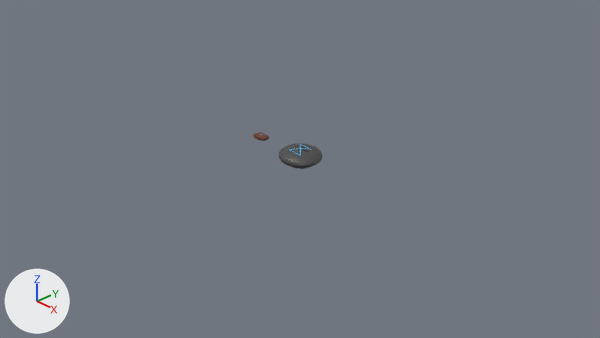
Before and after pictures for a commit that changed the Blender file Conter/conter.blend.
One viewpoint serves both versions: the file's camera 'Camera'. The lights are fixed; the arrows at lower left show +X, +Y and +Z. The picture after the commit comes second.

Names of what the first picture shows: 'CounterStone.001', 'Stone'.
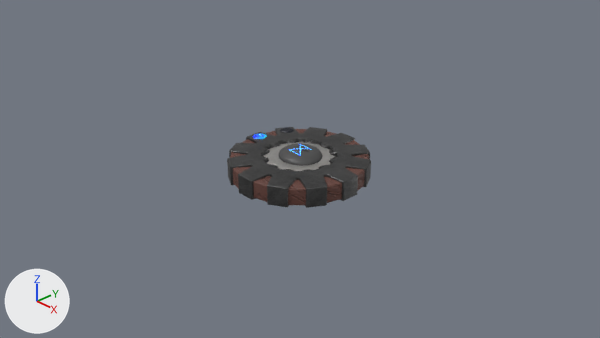
Where the newer file only moved an object's origin or applied its transform, the numbers keep the older frame.

The change, as a list of edits to the scene's bpy script:
```text
Add ng_light___shadows:
    ng_light___shadows = bpy.data.node_groups.new('Light & shadows', 'ShaderNodeTree')
    # nodes: LayerWeight, Mapping, TexCoord
Add ng_light___shadows_001:
    ng_light___shadows_001 = bpy.data.node_groups.new('Light & shadows.001', 'ShaderNodeTree')
    # nodes: LayerWeight, Mapping, TexCoord
Change mat_timestone_mat:
    where n0 = _N.new('ShaderNodeBsdfPrincipled'); n0.name = 'Principled BSDF'
    n0.inputs[28].default_value: 1.0 -> 5.0  # 'Emission Strength'
    where n9 = _N.new('ShaderNodeValToRGB'); n9.name = 'Color Ramp.002'
    remove n9.color_ramp.elements[0].position = 0.568; n9.color_ramp.elements[0].color = (0.0844, 0.402, 0.965, 1.0)
    add n9.color_ramp.elements[0].position = 0.568; n9.color_ramp.elements[0].color = (0.0144, 0.00972, 0.708, 1.0)
    where n10 = _N.new('ShaderNodeValToRGB'); n10.name = 'Color Ramp.003'
    remove n10.color_ramp.elements[0].position = 0.0; n10.color_ramp.elements[0].color = (0.113, 1.0, 0.844, 1.0)
    remove _e = n10.color_ramp.elements.new(0.0727); _e.color = (0.0, 0.0, 0.0, 1.0)
    add n10.color_ramp.elements[0].position = 0.0; n10.color_ramp.elements[0].color = (0.112, 1.0, 0.847, 1.0)
    add _e = n10.color_ramp.elements.new(0.0773); _e.color = (0.0, 0.0, 0.0, 1.0)
Change mat_manastone:
    remove # nodes: BsdfPrincipled, Bump, Mapping, Mix, OutputMaterial, TexCoord, TexImage, ValToRGB x3
    remove # colours: brown #6a3b2a, white #ffffff, black #000000, blue #52aafb, cyan #5effed
    nodes: BsdfPrincipled, Bump, Group, Mapping x3, Math, Mix x5, OutputMaterial, SeparateXYZ x3, TexCoord x4, TexImage, TexNoise, TexVoronoi, ValToRGB x9
    colours: white #ffffff, grey #757575, blue #2019db, black #000000, cyan #5effed, blue #4586e2, cyan #b5fffe, blue #3169ec
Add mat_base_metal_mat:
    mat_base_metal_mat = bpy.data.materials.new('Base_Metal_mat')
    # colours: dark grey #3b3b3b, grey #a2a2a2
    # uses the picture img_metal_01_color_2k_png
    # uses the picture img_metal_01_height_2k_png
    # uses the picture img_metal_01_metallic_2k_png
    # uses the picture img_metal_01_normal_gl_2k_png
    # uses the picture img_metal_01_roughness_2k_png
Add mat_counter_metal_mat:
    mat_counter_metal_mat = bpy.data.materials.new('Counter_Metal_mat')
    # uses the picture img_metal_01_color_2k_png_001
    # uses the picture img_metal_01_height_2k_png_001
    # uses the picture img_metal_01_metallic_2k_png_001
    # uses the picture img_metal_01_normal_gl_2k_png_001
    # uses the picture img_metal_01_roughness_2k_png_001
Add mat_manastone_inactive_mat:
    mat_manastone_inactive_mat = bpy.data.materials.new('ManaStone_inactive_mat')
    # colours: white #ffffff, grey #757575, dark blue #101f2d, black #000000, cyan #2f7f76, black #2c2c2e, light grey #a9bcbf, black #252626
    # uses the picture img_1_png_001
Change me_circle_009:
    where me_circle_009.from_pydata(...)  # 1850 vertices, 1848 faces; spans x -0.495..0.495, y -0.495..0.495, z -0.091..0.091
    add me_circle_009.materials.append(mat_counter_metal_mat)
Change me_circle_010:
    where me_circle_010.from_pydata(...)  # 4446 vertices, 4323 faces; spans x -0.96..0.96, y -0.95..0.96, z -0.15..0.16
    remove me_circle_010.materials.append(mat_material_001)  # dark grey #4a4a4a
    add me_circle_010.materials.append(mat_base_metal_mat)
Change ob_gear_inter:
    remove ob_gear_inter.hide_set(True)
Change ob_count_base:
    remove ob_count_base.hide_set(True)
Change ob_counter_inter:
    remove ob_counter_inter.hide_set(True)
Change ob_counterstone_001:
    add ob_counterstone_001.hide_set(True)
Add ob_mana_001:
    ob_mana_001 = bpy.data.objects.new('Mana.001', me_circle_013)  # 770 vertices, 800 faces; spans x -0.105..0.105, y -0.105..0.105, z -0.039..0.024
    ob_mana_001.location = (-0.71, 0.425, 0.147)
    ob_mana_001.rotation_euler = (-0.029, -0.0311, 0.0503)  # degrees (-1.7, -1.8, 2.9)
Add ob_mana:
    ob_mana = bpy.data.objects.new('Mana', me_circle_012)  # 770 vertices, 800 faces; spans x -0.105..0.105, y -0.105..0.105, z -0.039..0.024
    ob_mana.location = (-0.818, 0.0, 0.147)
    ob_mana.rotation_euler = (0.0, -0.0494, 0.0)  # degrees (0, -2.8, 0)
```

Pixel boxes (x1, y1, x2, y2) of what changed, in the pictures (600 x 338 px):
'Count_base', shown: after (227, 127, 371, 208)
'Counter_inter', shown (brown): after (230, 129, 369, 205)
'Stone', recoloured: (279, 143, 323, 166) in both
'Gear_inter', shown: after (263, 142, 336, 171)
'CounterStone.001', hidden: before (253, 132, 269, 141)
'Mana', added: after (252, 133, 267, 139)
'Mana.001', added: after (280, 127, 294, 133)
